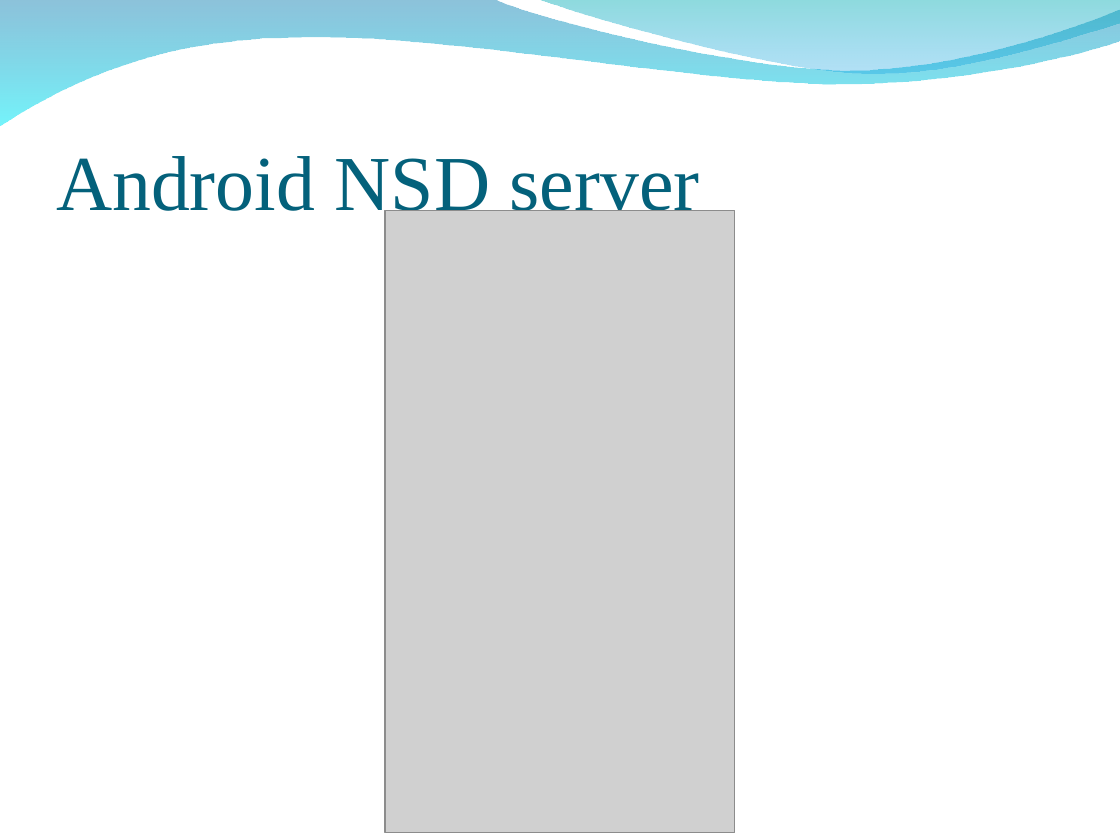
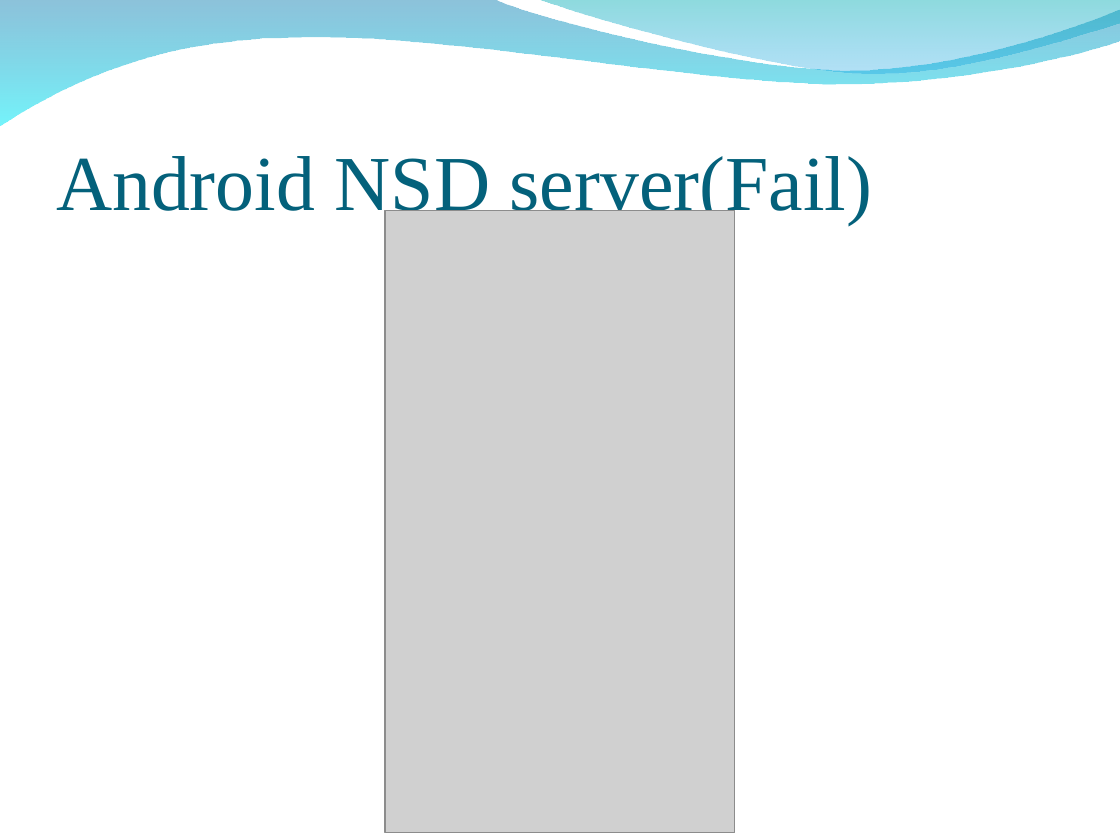
Before and after one commit to peter279k/regular_meeting, a slide deck: slide 27 of mDNS.ppt. Drawn at 1120x840 pixels with LibreOffice and Linux fonts; fonts in the diff are those of the drawing; grey boxes stand for pictures; background and template pictures are left out. Boxes give left, top, right and bottom in pixels: in the first picture for what was removed or moved away, otherwise in the second. Text is boxed around its words. In the diff, an @@ line names an element or a change of style, - is before the commit and + after.

Commit message:
Add enabled browser via socket and JQM UI and Android UI

```diff
--- a/mDNS.ppt
+++ b/mDNS.ppt
@@ title at [56,156,872,225]: text changed @@
-Android NSD server
+Android NSD server(Fail)
```
Also in this commit, not shown: 1 other slide changed, 4 slides added, 1 other file.
